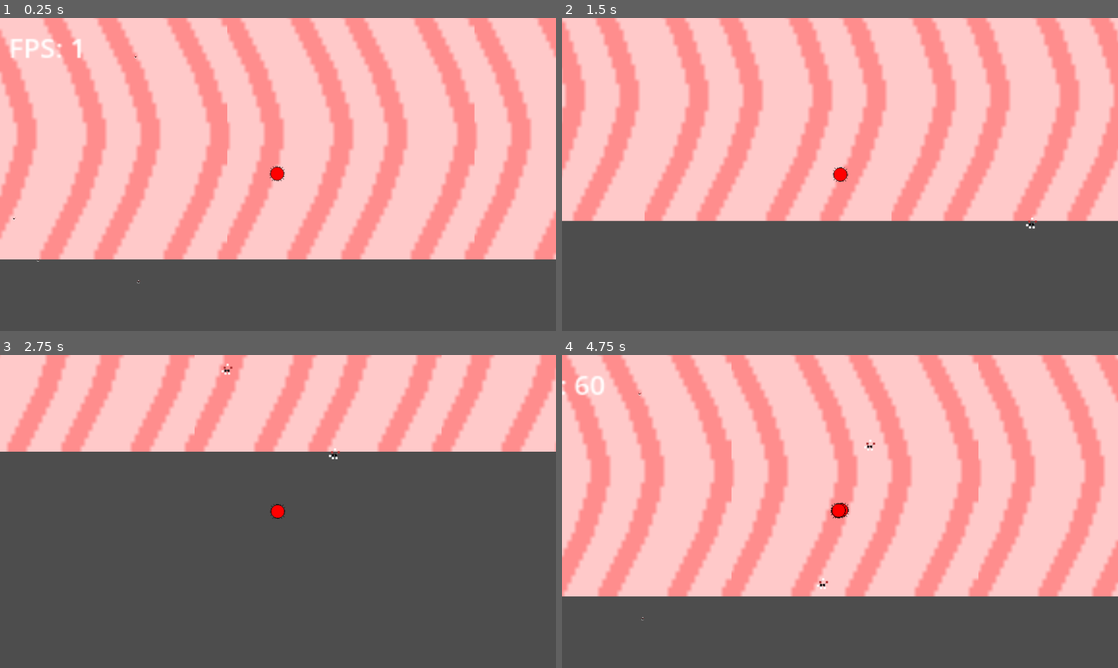
Above: before the commit, frames 1-4 (two rows, left to right).
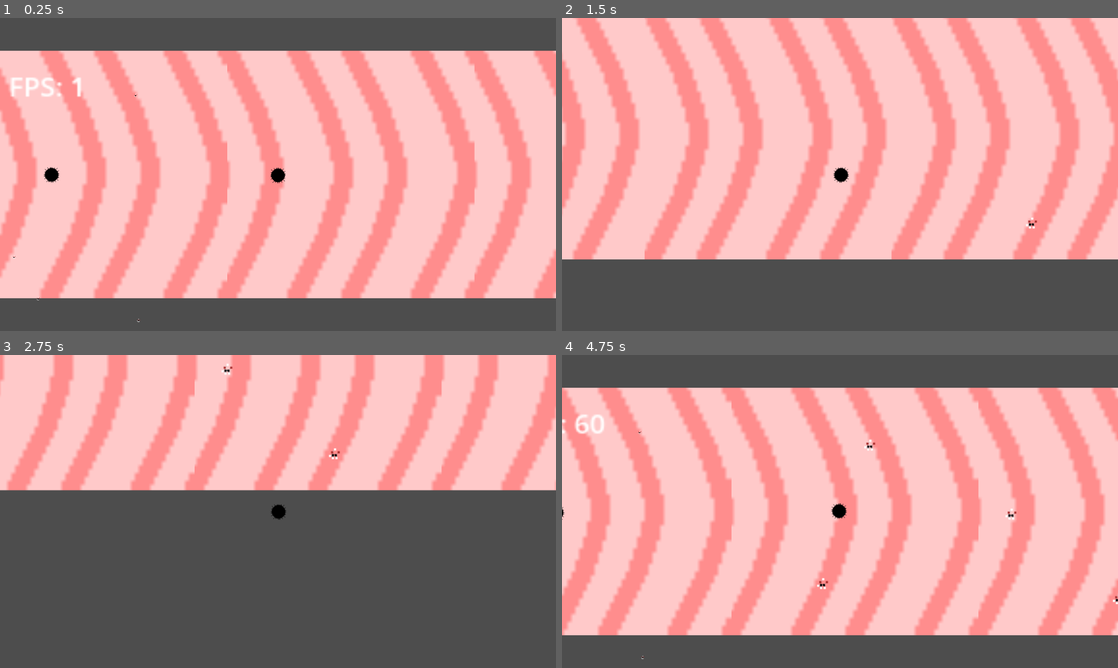
Above: after the commit, the same moments.

Repository: James-Perdue/GMTKJam24
Game: Godot game, scene res://scenes/RootLevel.tscn
Same seed, same stepped clock (60 frames per second), same inputs: the game is played once before the commit and once after it. The engine's default icon, where the game draws it, is replaced by a stand-in: a white triangle on a blue panel in a dark square.
Inputs:
- Up to frame 1 (0.25 s): no input
- Up to frame 2 (1.5 s): hold D (move_right) 0.53-1.28 s; tap Space (action) at 0.6, 1.35 s; hold S (move_down) from 1.28 s (still down)
- Up to frame 3 (2.75 s): release S (move_down) at 2.03 s; hold D (move_right) from 2.03 s (still down); tap Space (action) at 2.1 s
- Up to frame 4 (4.75 s): release D (move_right) at 2.78 s; hold W (move_up) 2.78-3.53 s; tap Space (action) at 2.85, 3.6, 4.35 s; hold A (move_left) from 3.53 s (still down)

The runs differ from the first frame. In frame 1, 53% of the frame differs, in the area x 0-100%, y 0-98%; in frame 2, 42%; in frame 3, 28%; in frame 4, 54%.

Commit message:
Added basic enemy AI

Diff:
--- a/colony.gd
+++ b/colony.gd
@@ -7,6 +7,7 @@
 var velocity = Vector2.ZERO
 var cells = []
 var food = 0
+var colonyColor : String
 
 # Called when the node enters the scene tree for the first time.
 func _ready() -> void:
@@ -29,7 +30,7 @@
 
 func spawnCell():
 	var cellInstance = Cell.instantiate()
-	cellInstance.color = "red"
+	cellInstance.color = colonyColor
 	add_child(cellInstance)
 	if(len(cells) > 0):
 		cellInstance.position = cells[-1].position
@@ -51,6 +52,7 @@
 
 
 func _on_area_2d_area_entered(area: Area2D) -> void:
-	if area.get_parent() != self && area.isFood == true:
-		area.queue_free()
-		food += 1
+	#if area.get_parent() != self && area.isFood == true:
+		#area.queue_free()
+		#food += 1
+	pass
--- a/player_controller.gd
+++ b/player_controller.gd
@@ -3,6 +3,7 @@
 # Called when the node enters the scene tree for the first time.
 func _ready() -> void:
 	colony = $Colony
+	colony.colonyColor = "red"
 
 func _process(_delta: float) -> void:
 	var viewport = get_viewport()
--- /dev/null
+++ b/scenes/EnemyController.gd
@@ -0,0 +1,17 @@
+extends Node2D
+var colony: Node2D
+
+# Called when the node enters the scene tree for the first time.
+func _ready() -> void:
+	colony = $Colony
+	colony.colonyColor = "blue"
+	#add_child(colony)
+	colony.position = Vector2(150, 256)
+
+
+# Called every frame. 'delta' is the elapsed time since the previous frame.
+func _process(delta: float) -> void:
+	var player = get_parent().get_node('PlayerController/Colony')
+	var direction = player.global_position - colony.global_position
+	if abs(direction.x) < 400 && abs(direction.y) < 400:
+		colony.move(direction)
--- a/scenes/RootLevel.tscn
+++ b/scenes/RootLevel.tscn
@@ -1,10 +1,12 @@
-[gd_scene load_steps=6 format=4 uid="uid://nwy5vuwjgas0"]
+[gd_scene load_steps=8 format=4 uid="uid://nwy5vuwjgas0"]
 
 [ext_resource type="Script" path="res://scenes/root_level.gd" id="1_2vcth"]
 [ext_resource type="PackedScene" uid="uid://clhgopfoq7iyb" path="res://PlayerController.tscn" id="1_lfa0c"]
 [ext_resource type="Script" path="res://scenes/fpsLabel.gd" id="2_j4yvl"]
-[ext_resource type="PackedScene" uid="uid://d3kydmjnjc5pl" path="res://Food.tscn" id="3_nr674"]
+[ext_resource type="PackedScene" path="res://Food.tscn" id="3_nr674"]
 [ext_resource type="TileSet" uid="uid://ck5vcsja7w6n0" path="res://IntestineTiles.tres" id="3_rx04a"]
+[ext_resource type="Script" path="res://scenes/EnemyController.gd" id="6_0ybv4"]
+[ext_resource type="PackedScene" uid="uid://djqg1btfu70ju" path="res://Colony.tscn" id="7_0p70a"]
 
 [node name="RootLevel" type="Node2D"]
 script = ExtResource("1_2vcth")
@@ -14,7 +16,7 @@
 tile_set = ExtResource("3_rx04a")
 
 [node name="PlayerController" parent="." instance=ExtResource("1_lfa0c")]
-position = Vector2(617, 336)
+position = Vector2(617, 256)
 
 [node name="Label" type="Label" parent="."]
 offset_left = 59.0
@@ -43,4 +45,10 @@
 [node name="FoodTimer" type="Timer" parent="."]
 autostart = true
 
+[node name="EnemyController" type="Node2D" parent="."]
+z_index = 4
+script = ExtResource("6_0ybv4")
+
+[node name="Colony" parent="EnemyController" instance=ExtResource("7_0p70a")]
+
 [connection signal="timeout" from="FoodTimer" to="." method="_on_food_timer_timeout"]
--- a/scenes/root_level.gd
+++ b/scenes/root_level.gd
@@ -2,9 +2,11 @@
 var Food = preload("res://Food.tscn")
 
 var player
+var enemy
 var camera
 func _ready() -> void:
 	player = $PlayerController
+	enemy = $EnemyController
 	camera = $PlayerController/Colony/Camera2D
 
 func _on_food_timer_timeout() -> void:
Not shown: 1 places in AnimatedPump.tres that only renumber resources
Not shown: 1 places in Colony.tscn that only renumber resources
Not shown: 1 places in IntestineTiles.tres that only renumber resources
Not shown: 1 places in PlayerController.tscn that only renumber resources
